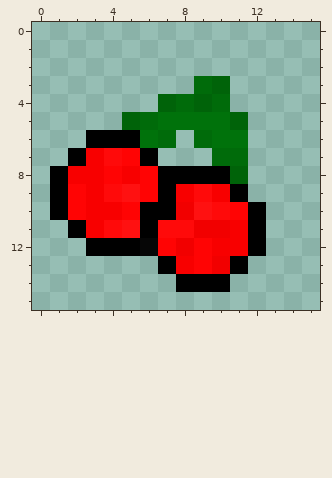
Two versions of one pixel-art sprite, src/slotmachine/resources/cherry.png. Above, as it was before the edit.
The file is 16x16 pixels. Colours within 5 levels of each other are drawn and written as one.
The same view after the edit:
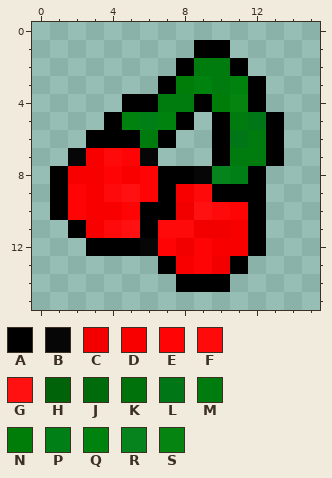
Palette (. is transparent): A #000000  B #060606  C #f20000  D #f80000  E #ff0404  F #ff0a0a  G #ff1111  H #006309  J #006b0a  K #00720b  L #007616  M #007c0f  N #007d09  P #007f17  Q #00830e  R #06831c  S #068411
From old to new:
@@ x 0..15 @@
  0 ................
- 1 ................
- 2 ................
- 3 .........JH.....
- 4 .......HJHJ.....
- 5 .....HJKKKKH....
- 6 ...AAAKJ.JKK....
- 7 ..ADFEA...JJ....
- 8 .ADDEDEAAAAH....
- 9 .AEDFGEADFDA....
+ 1 .........AA.....
+ 2 ........AMMA....
+ 3 .......ANQMQA...
+ 4 .....AAMMANSA...
+ 5 ....AQPQA.AMLA..
+ 6 ...AAAMA..ALMA..
+ 7 ..BDFEB...AMMA..
+ 8 .ADDEDEAABRPA...
+ 9 .AEDFGEADFAAA...
 10 .AEDDEAACGFEA...
